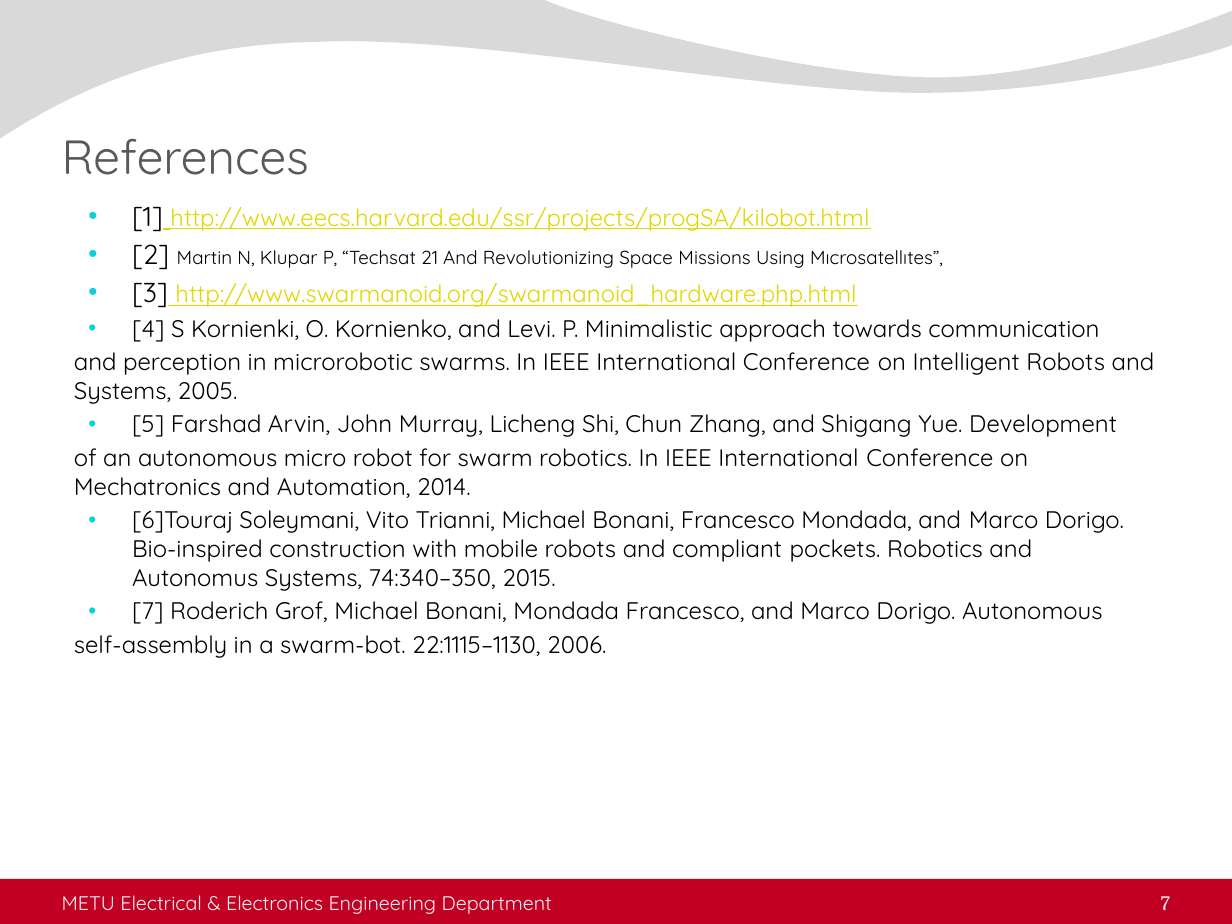
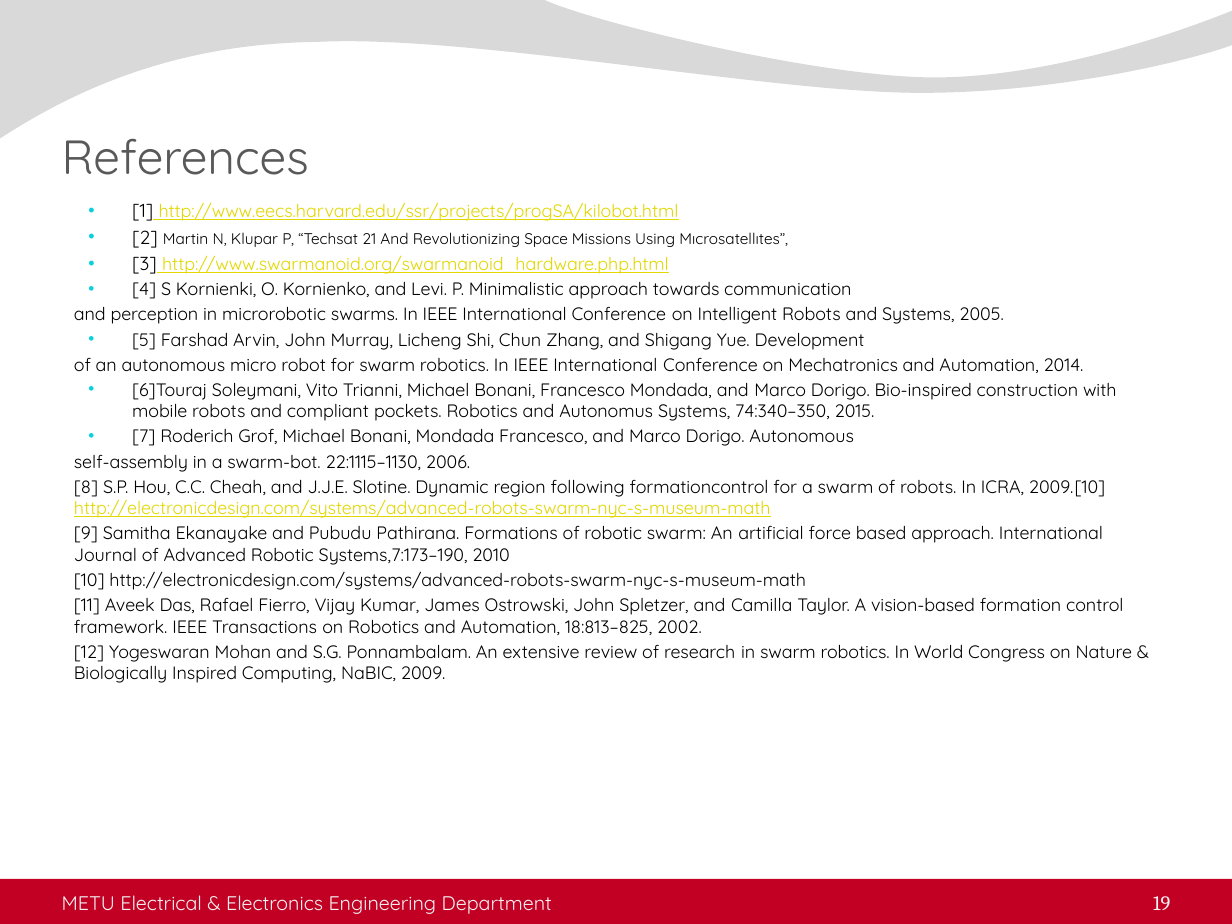
Before and after one commit to kadir4172/formation_control, a slide deck: slide 19 of juri_sunum.pptx (slide 7 before the commit). Drawn at 1232x924 pixels with LibreOffice and Linux fonts; fonts in the diff are those of the drawing; background and template pictures are left out. Boxes give left, top, right and bottom in pixels: in the first picture for what was removed or moved away, otherwise in the second. Text is boxed around its words. In the diff, an @@ line names an element or a change of style, - is before the commit and + after.

```diff
--- a/juri_sunum.pptx
+++ b/juri_sunum.pptx
@@ text at [74,202,1116,472]: size 16 to 11 pt in "[1]", "[2]", "[3]"; size 14 to 10.5 pt in "http://www.eecs.harvard.edu/ssr/projects/progSA/kilobot.html", "http://www.swarmanoid.org/swarmanoid_hardware.php.html", "[4] S Kornienki, O. Kornienko, and Levi. ...", "and perception in microrobotic swarms. In IEEE ..." and 5 more places; size 11 to 9 pt in "Martin N, Klupar P, “Techsat 21 And ..." @@
@@ text at [74,479,1132,683]: paragraphs added @@
+[8] S.P. Hou, C.C. Cheah, and J.J.E. Slotine. Dynamic region following formationcontrol for a swarm of robots. In ICRA, 2009.[10] http://electronicdesign.com/systems/advanced-robots-swarm-nyc-s-museum-math
+[9] Samitha Ekanayake and Pubudu Pathirana. Formations of robotic swarm: An artificial force based approach. International Journal of Advanced Robotic Systems,7:173–190, 2010
+[10] http://electronicdesign.com/systems/advanced-robots-swarm-nyc-s-museum-math
+[11] Aveek Das, Rafael Fierro, Vijay Kumar, James Ostrowski, John Spletzer, and Camilla Taylor. A vision-based formation control framework. IEEE Transactions on Robotics and Automation, 18:813–825, 2002.
+[12] Yogeswaran Mohan and S.G. Ponnambalam. An extensive review of research in swarm robotics. In World Congress on Nature & Biologically Inspired Computing, NaBIC, 2009.
@@ page number at [1153,896,1170,910]: text changed @@
-7
+19
```
Also in this commit, not shown: 4 other slides changed, 12 slides added.
